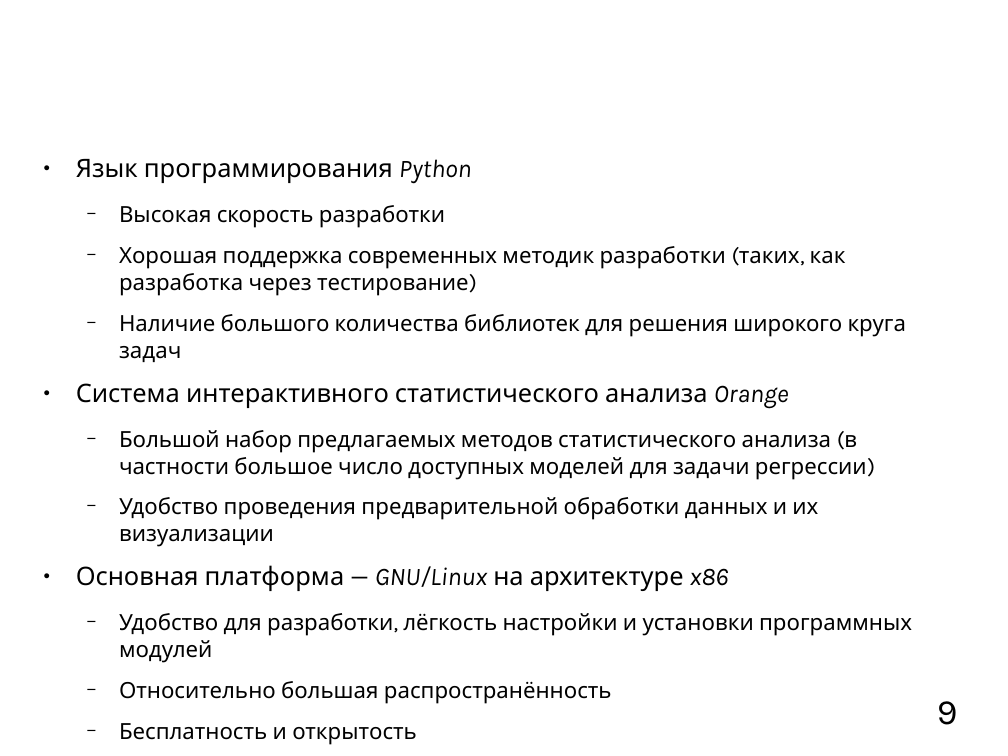
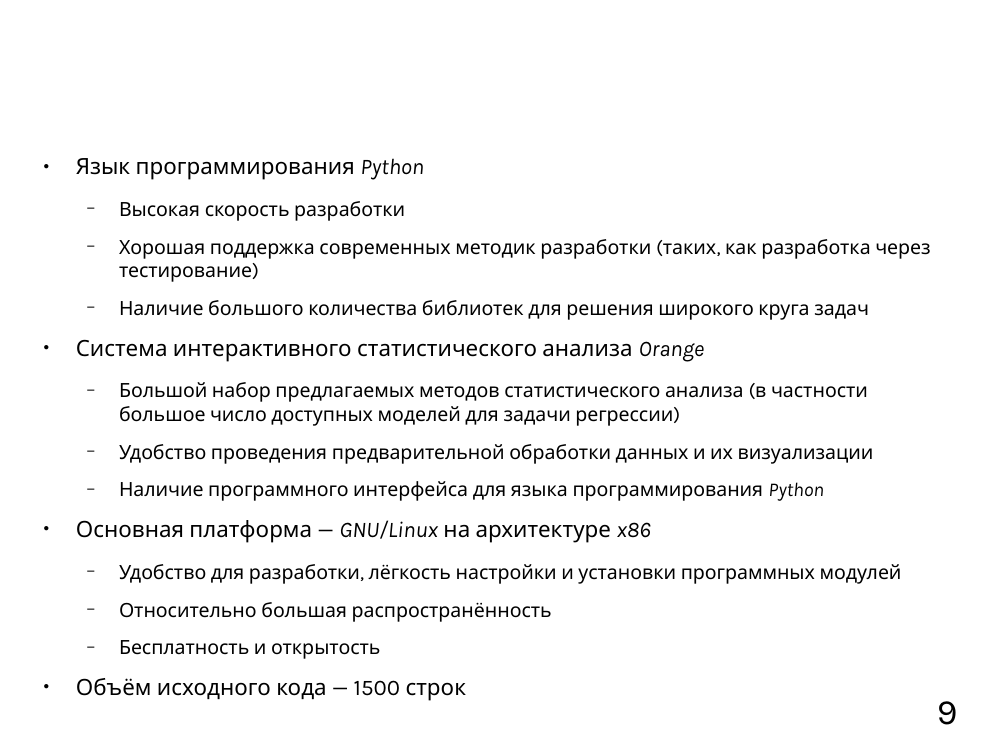
Before and after one commit to mkpankov/adaptor, a slide deck: slide 9 of diploma/defense/brochure.odp. Drawn at 1008x756 pixels with LibreOffice and Linux fonts; fonts in the diff are those of the drawing; background and template pictures are left out. Boxes give left, top, right and bottom in pixels: in the first picture for what was removed or moved away, otherwise in the second. Text is boxed around its words. In the diff, an @@ line names an element or a change of style, - is before the commit and + after.

```diff
--- a/diploma/defense/brochure.odp
+++ b/diploma/defense/brochure.odp
@@ text at <box>76,158,930,700</box>: size 20 to 17.6 pt in "Язык программирования Python", "Система интерактивного статистического анализа Orange", "Основная платформа — GNU/Linux на архитектуре x86", "Объём исходного кода — 1500 строк"; size 17.4 to 15.3 pt in "Высокая скорость разработки", "Хорошая поддержка современных методик разработки (таких, как ...", "Наличие большого количества библиотек для решения широкого ...", "Большой набор предлагаемых методов статистического анализа ( ..." and 4 more places @@
@@ text at <box>119,481,824,501</box>: paragraph added @@
+  − Наличие программного интерфейса для языка программирования Python
```
Also in this commit, not shown: 9 other slides changed.
